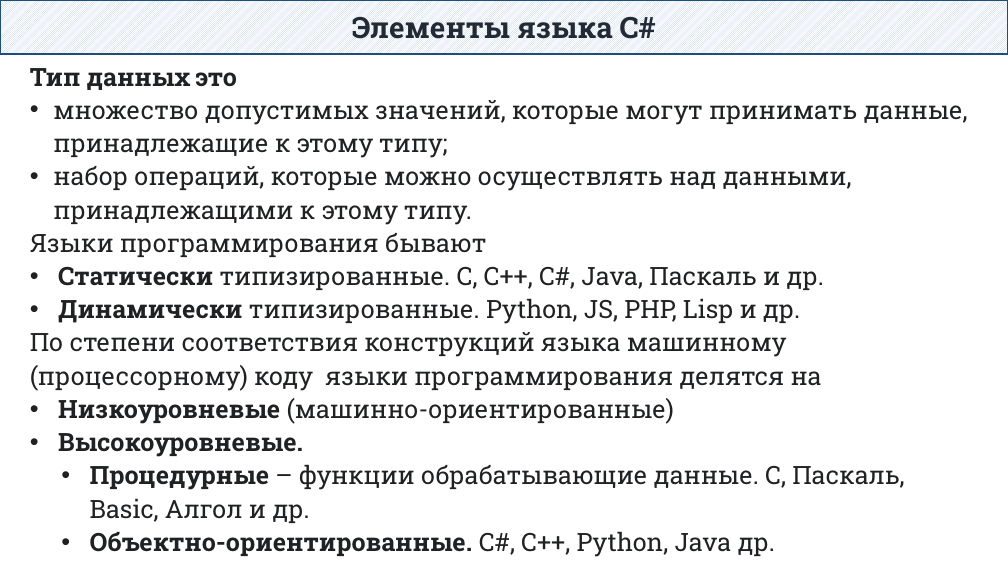
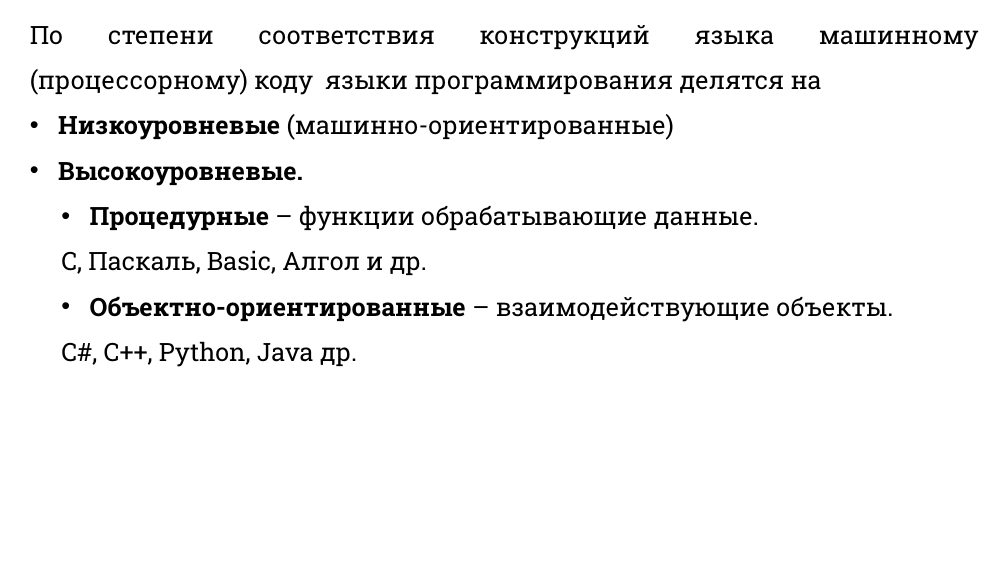
Before and after one commit to DaniilKlyukin/ITiP-1, a slide deck: slide 13 of Лекции/ИТиП лек 1.pptx (slide 20 before the commit). Drawn at 1008x567 pixels with LibreOffice and Linux fonts; fonts in the diff are those of the drawing. Boxes give left, top, right and bottom in pixels: in the first picture for what was removed or moved away, otherwise in the second. Text is boxed around its words. In the diff, an @@ line names an element or a change of style, - is before the commit and + after.

```diff
--- a/Лекции/ИТиП лек 1.pptx
+++ b/Лекции/ИТиП лек 1.pptx
@@ text "По степени соответствия конструкций языка ...": place and size @@
-text "По степени соответствия конструкций языка ..." at box(30, 68, 968, 557)
+text "По степени соответствия конструкций языка ..." at box(30, 25, 978, 367)
@@ rectangle removed at box(0, 0, 1008, 54) @@
-Элементы языка C#
@@ text at box(30, 25, 978, 186): text colour #202122 to #000000 in "По степени соответствия конструкций языка машинному (процесс ...", "Низкоуровневые (машинно-ориентированные)", "Высокоуровневые."; alignment left to justified; line spacing 1.1 to 1.5 @@
@@ text at box(30, 68, 968, 324): paragraphs removed @@
-Тип данных это
-• множество допустимых значений, которые могут принимать данные, принадлежащие к этому типу;
-• набор операций, которые можно осуществлять над данными, принадлежащими к этому типу.
-Языки программирования бывают
-• Статически типизированные. C, C++, C#, Java, Паскаль и др.
-• Динамически типизированные. Python, JS, PHP, Lisp и др.
@@ text at box(61, 205, 893, 367): text changed; text colour #202122 to #000000 @@
-• Процедурные – функции обрабатывающие данные. C, Паскаль, Basic, Алгол и др.
-• Объектно-ориентированные. C#, C++, Python, Java др.
+• Процедурные – функции обрабатывающие данные.
+C, Паскаль, Basic, Алгол и др.
+• Объектно-ориентированные – взаимодействующие объекты.
+C#, C++, Python, Java др.
```
Also in this commit, not shown: 12 other slides changed, 13 slides added, 12 other files.
